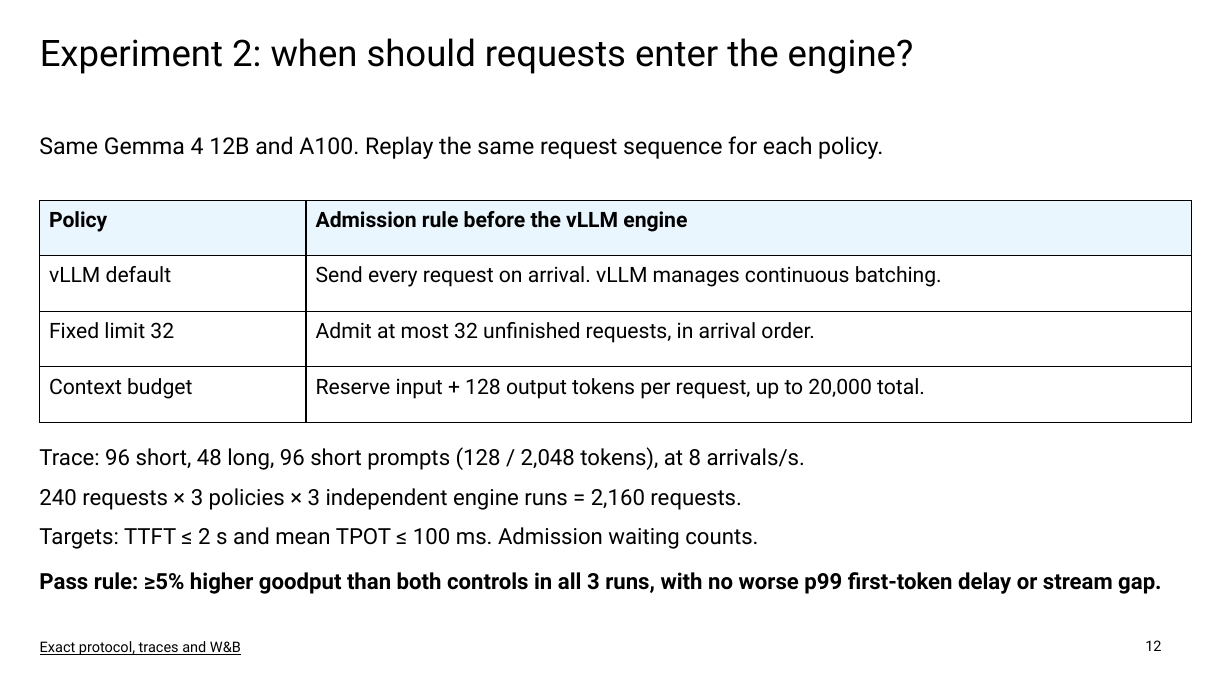
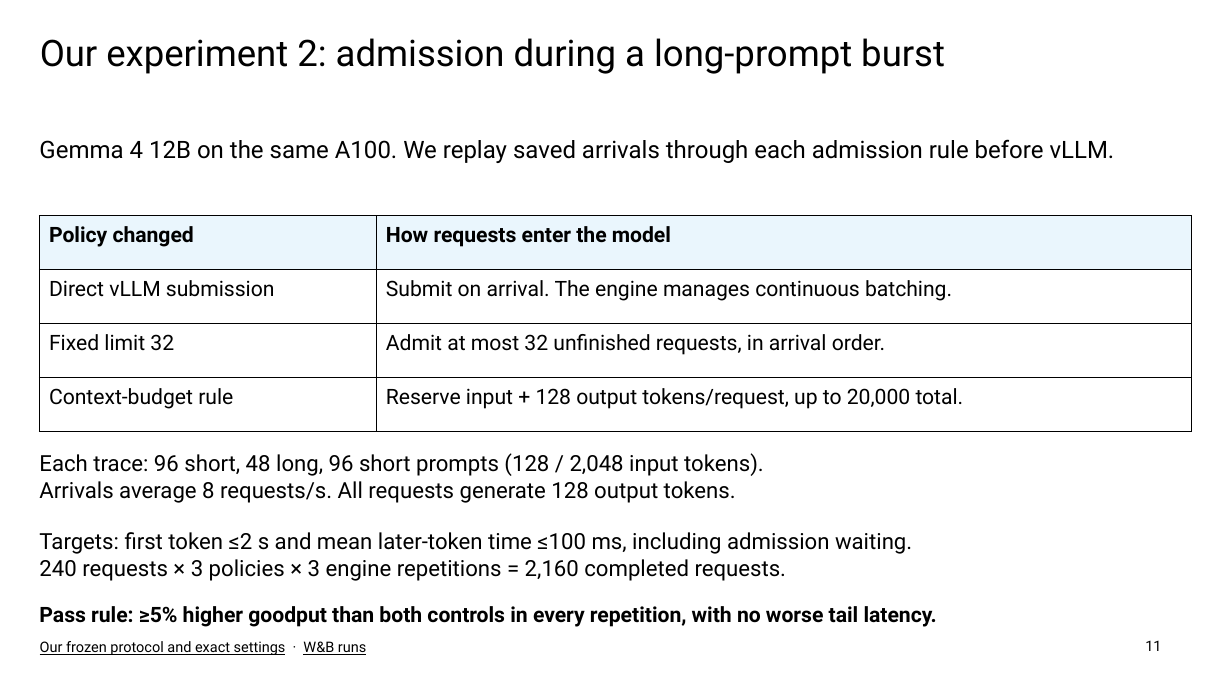
Before and after one commit to nileshsarkar-ai/Inference-Optimization, a slide deck: slide 11 of Inference_Optimization_Final.pptx (slide 12 before the commit). Drawn at 1232x693 pixels with LibreOffice and Linux fonts; fonts in the diff are those of the drawing. Boxes give left, top, right and bottom in pixels: in the first picture for what was removed or moved away, otherwise in the second. Text is boxed around its words. In the diff, an @@ line names an element or a change of style, - is before the commit and + after.

```diff
--- a/Inference_Optimization_Final.pptx
+++ b/Inference_Optimization_Final.pptx
@@ title at [40,38,945,74]: text changed @@
-Experiment 2: when should requests enter the engine?
+Our experiment 2: admission during a long-prompt burst
@@ text at [39,139,1115,163]: text changed; size 18 to 18.8 pt @@
-Same Gemma 4 12B and A100. Replay the same request sequence for each policy.
+Gemma 4 12B on the same A100. We replay saved arrivals through each admission rule before vLLM.
@@ table at [40,215,1192,431] @@
-row 1, column 1: Policy
+row 1, column 1: Policy changed
-row 1, column 2: Admission rule before the vLLM engine
+row 1, column 2: How requests enter the model
-row 2, column 1: vLLM default
+row 2, column 1: Direct vLLM submission
-row 2, column 2: Send every request on arrival. vLLM manages continuous batching.
+row 2, column 2: Submit on arrival. The engine manages continuous batching.
-row 4, column 1: Context budget
+row 4, column 1: Context-budget rule
-row 4, column 2: Reserve input + 128 output tokens per request, up to 20,000 total.
+row 4, column 2: Reserve input + 128 output tokens/request, up to 20,000 total.
@@ table: place and size @@
-table at [40,201,1192,423]
+table at [40,215,1192,431]
@@ text at [39,453,764,503]: text changed @@
-Trace: 96 short, 48 long, 96 short prompts (128 / 2,048 tokens), at 8 arrivals/s.
+Each trace: 96 short, 48 long, 96 short prompts (128 / 2,048 input tokens).
+Arrivals average 8 requests/s. All requests generate 128 output tokens.
@@ text removed at [39,488,742,510] @@
-240 requests × 3 policies × 3 independent engine runs = 2,160 requests.
@@ text at [39,532,912,581]: text changed @@
-Targets: TTFT ≤ 2 s and mean TPOT ≤ 100 ms. Admission waiting counts.
+Targets: first token ≤2 s and mean later-token time ≤100 ms, including admission waiting.
+240 requests × 3 policies × 3 engine repetitions = 2,160 completed requests.
@@ text at [39,606,937,627]: text changed; size 17.2 to 16.5 pt @@
-Pass rule: ≥5% higher goodput than both controls in all 3 runs, with no worse p99 first-token delay or stream gap.
+Pass rule: ≥5% higher goodput than both controls in every repetition, with no worse tail latency.
@@ text at [40,641,366,655]: text changed @@
-Exact protocol, traces and W&B
+Our frozen protocol and exact settings · W&B runs
@@ page number at [1145,641,1161,651]: text changed @@
-12
+11
```
Also in this commit, not shown: 7 other slides changed, 10 slides added, 7 slides removed, 18 other files.
